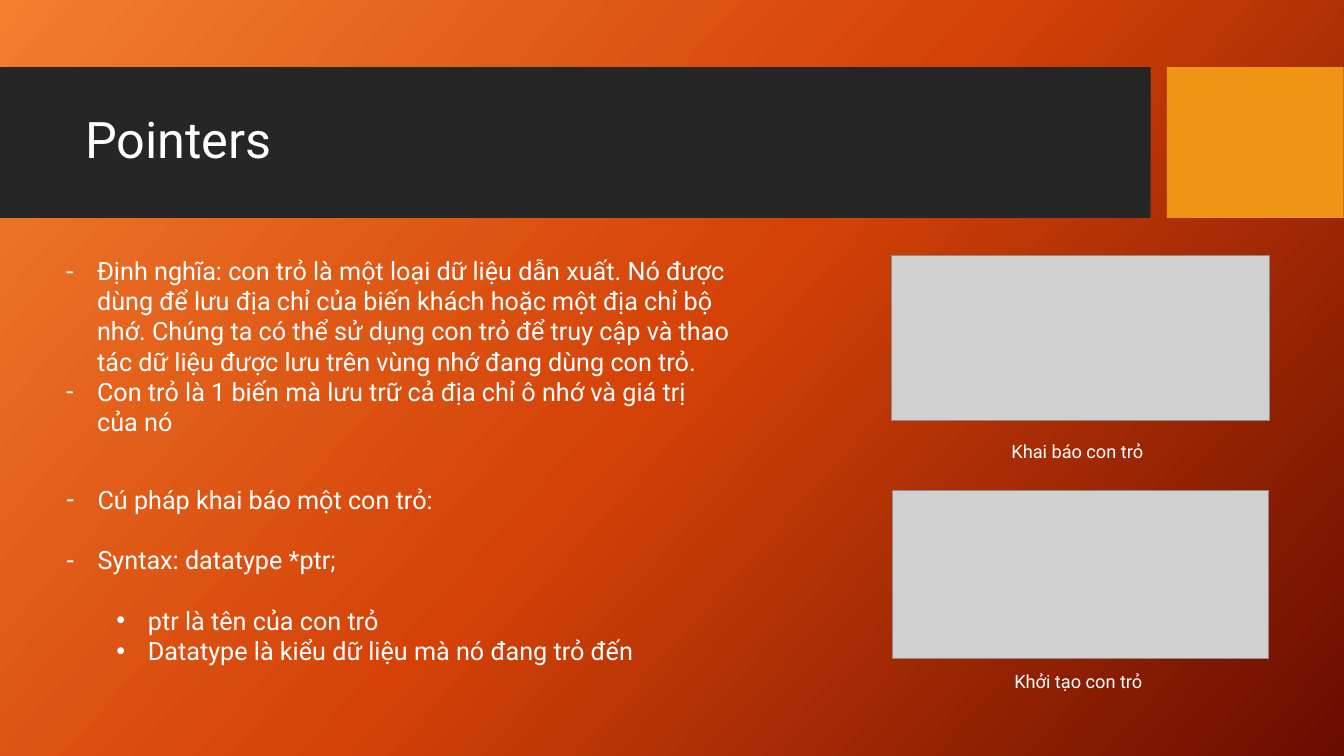
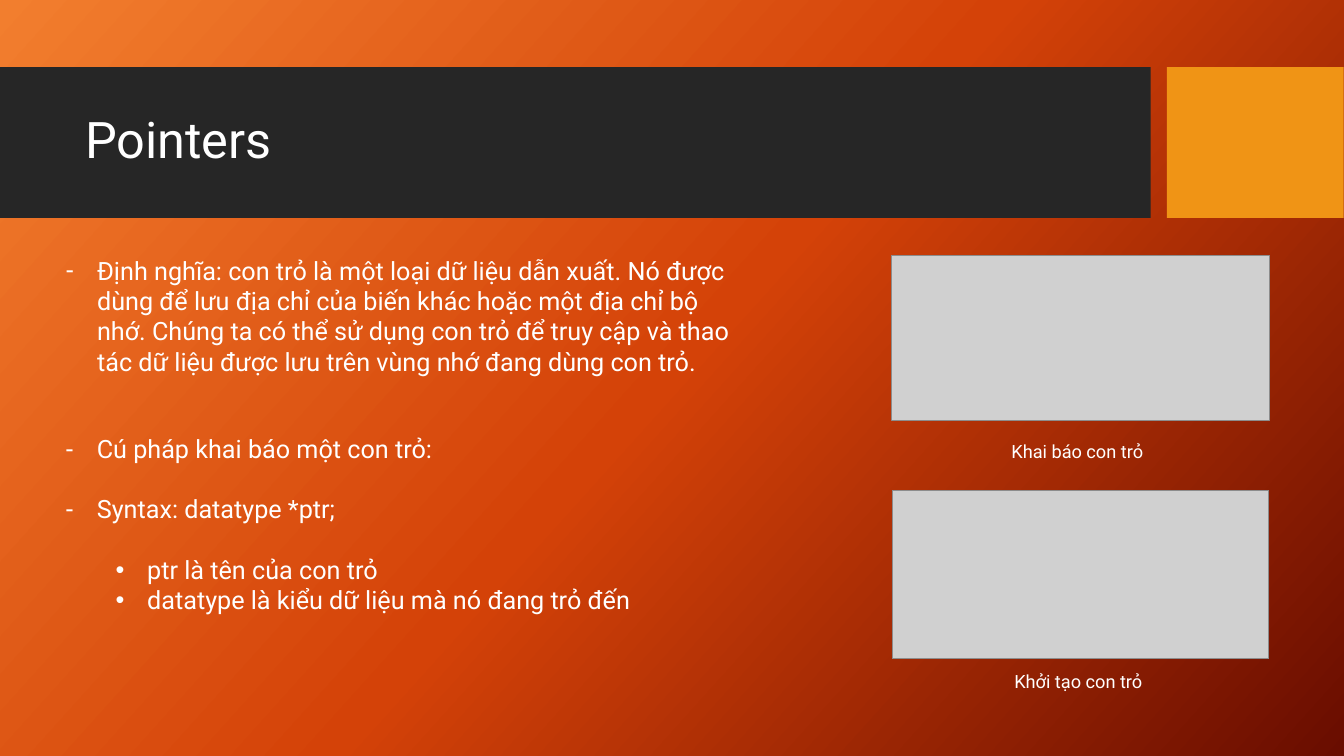
Before and after one commit to DantNg/learnCPP, a slide deck: slide 4 of Slide/Pointer.pptx. Drawn at 1344x756 pixels with LibreOffice and Linux fonts; fonts in the diff are those of the drawing; grey boxes stand for pictures; background and template pictures are left out. Boxes give left, top, right and bottom in pixels: in the first picture for what was removed or moved away, otherwise in the second. Text is boxed around its words. In the diff, an @@ line names an element or a change of style, - is before the commit and + after.

```diff
--- a/Slide/Pointer.pptx
+++ b/Slide/Pointer.pptx
@@ text at <box>97,259,729,377</box>: text changed @@
-– Định nghĩa: con trỏ là một loại dữ liệu dẫn xuất. Nó được dùng để lưu địa chỉ của biến khách hoặc một địa chỉ bộ nhớ. Chúng ta có thể sử dụng con trỏ để truy cập và thao tác dữ liệu được lưu trên vùng nhớ đang dùng con trỏ.
-– Con trỏ là 1 biến mà lưu trữ cả địa chỉ ô nhớ và giá trị của nó
+– Định nghĩa: con trỏ là một loại dữ liệu dẫn xuất. Nó được dùng để lưu địa chỉ của biến khác hoặc một địa chỉ bộ nhớ. Chúng ta có thể sử dụng con trỏ để truy cập và thao tác dữ liệu được lưu trên vùng nhớ đang dùng con trỏ.
@@ text "Cú pháp khai báo một ...": place and size @@
-text "Cú pháp khai báo một ..." at <box>98,488,633,666</box>
+text "Cú pháp khai báo một ..." at <box>97,437,630,615</box>
@@ text at <box>147,588,630,615</box>: text changed @@
-  • Datatype là kiểu dữ liệu mà nó đang trỏ đến
+  • datatype là kiểu dữ liệu mà nó đang trỏ đến
```
Also in this commit, not shown: 4 other slides changed, 2 slides added, 2 slides removed, 4 other files.
